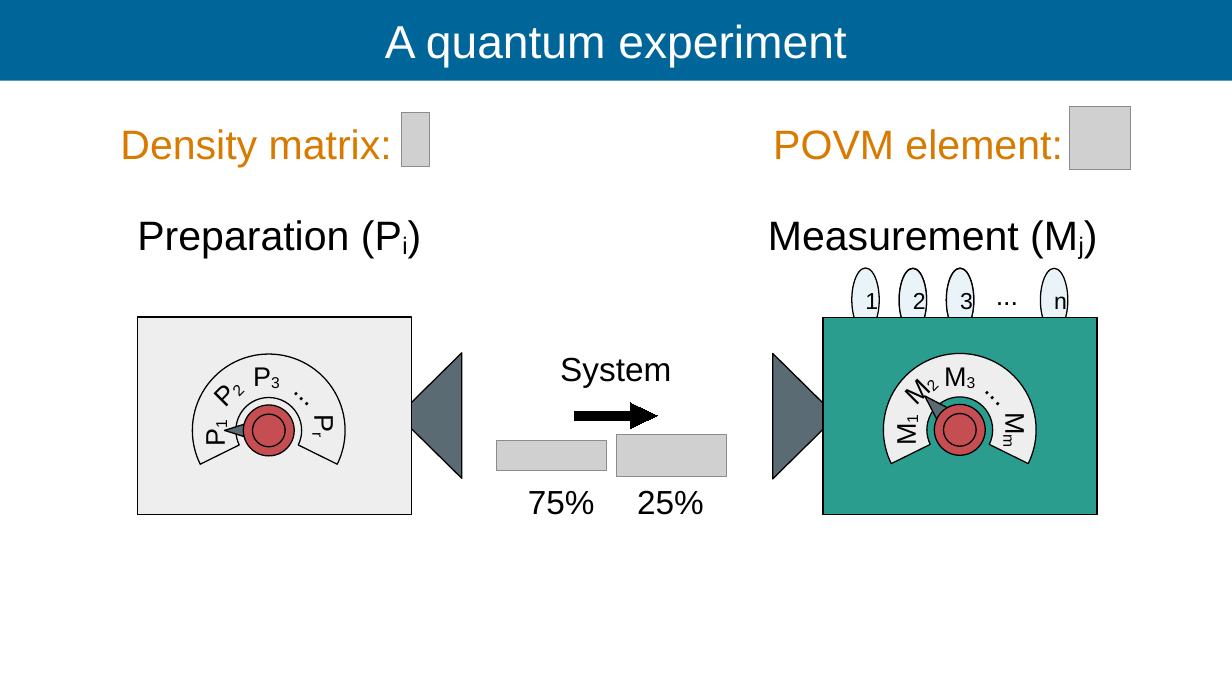
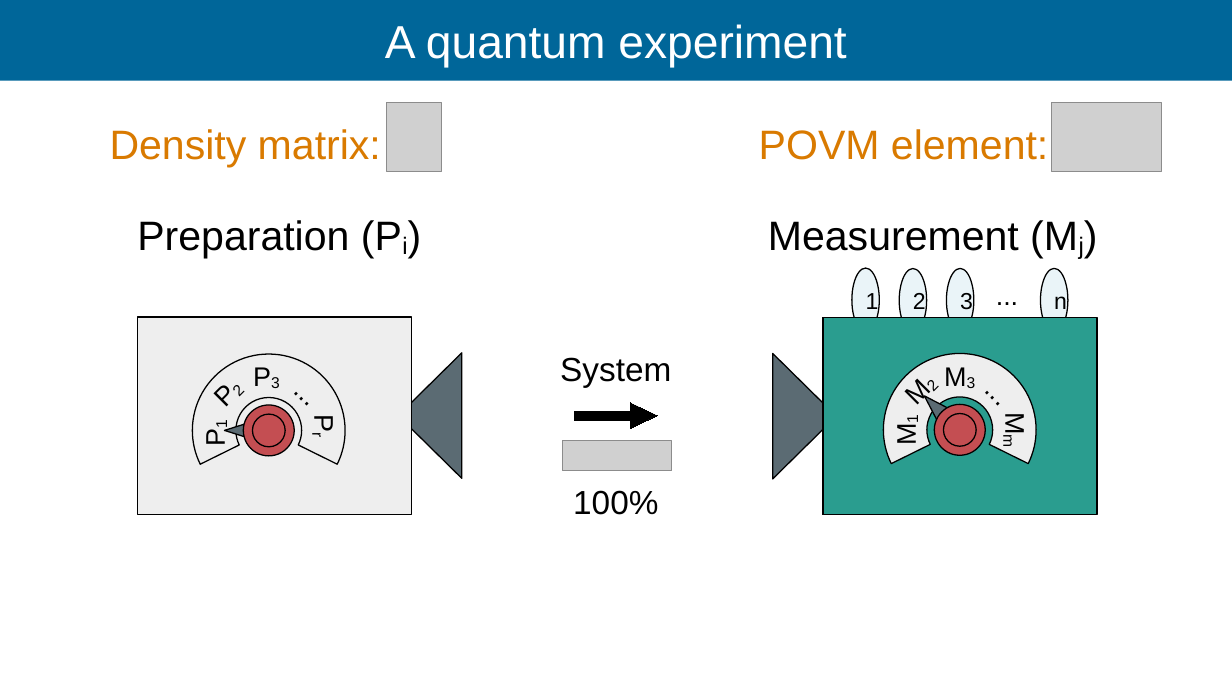
Before and after one commit to Ismaele-vincent/PhD, a slide deck: slide 54 of 2026/Talks/ILL Seminar/ILL seminar 2026 ver2.odp (slide 52 before the commit). Drawn at 1232x693 pixels with LibreOffice and Linux fonts; fonts in the diff are those of the drawing; grey boxes stand for pictures; background and template pictures are left out. Boxes give left, top, right and bottom in pixels: in the first picture for what was removed or moved away, otherwise in the second. Text is boxed around its words. In the diff, an @@ line names an element or a change of style, - is before the commit and + after.

```diff
--- a/2026/Talks/ILL Seminar/ILL seminar 2026 ver2.odp
+++ b/2026/Talks/ILL Seminar/ILL seminar 2026 ver2.odp
@@ text "Density matrix:": place and size @@
-text "Density matrix:" at (120, 129, 392, 167)
+text "Density matrix:" at (110, 129, 381, 167)
@@ text "Density matrix:" at (110, 129, 381, 167): more space between paragraphs @@
@@ picture: place and size @@
-picture at (401, 113, 429, 166)
+picture at (387, 103, 441, 171)
@@ text "POVM element:": place and size @@
-text "POVM element:" at (773, 129, 1062, 160)
+text "POVM element:" at (759, 129, 1048, 160)
@@ picture: place and size @@
-picture at (1069, 106, 1129, 169)
+picture at (1052, 103, 1162, 171)
@@ picture removed at (497, 441, 607, 471) @@
@@ picture: place and size @@
-picture at (617, 435, 727, 477)
+picture at (562, 441, 672, 471)
@@ text removed at (528, 491, 595, 515) @@
-75%
@@ text added at (573, 490, 658, 515), 26 pt, text #000000 @@
+100%
@@ text removed at (637, 490, 704, 515) @@
-25%
```
Also in this commit, not shown: 20 other slides changed, 16 slides added, 5 slides removed, 4 other files.
